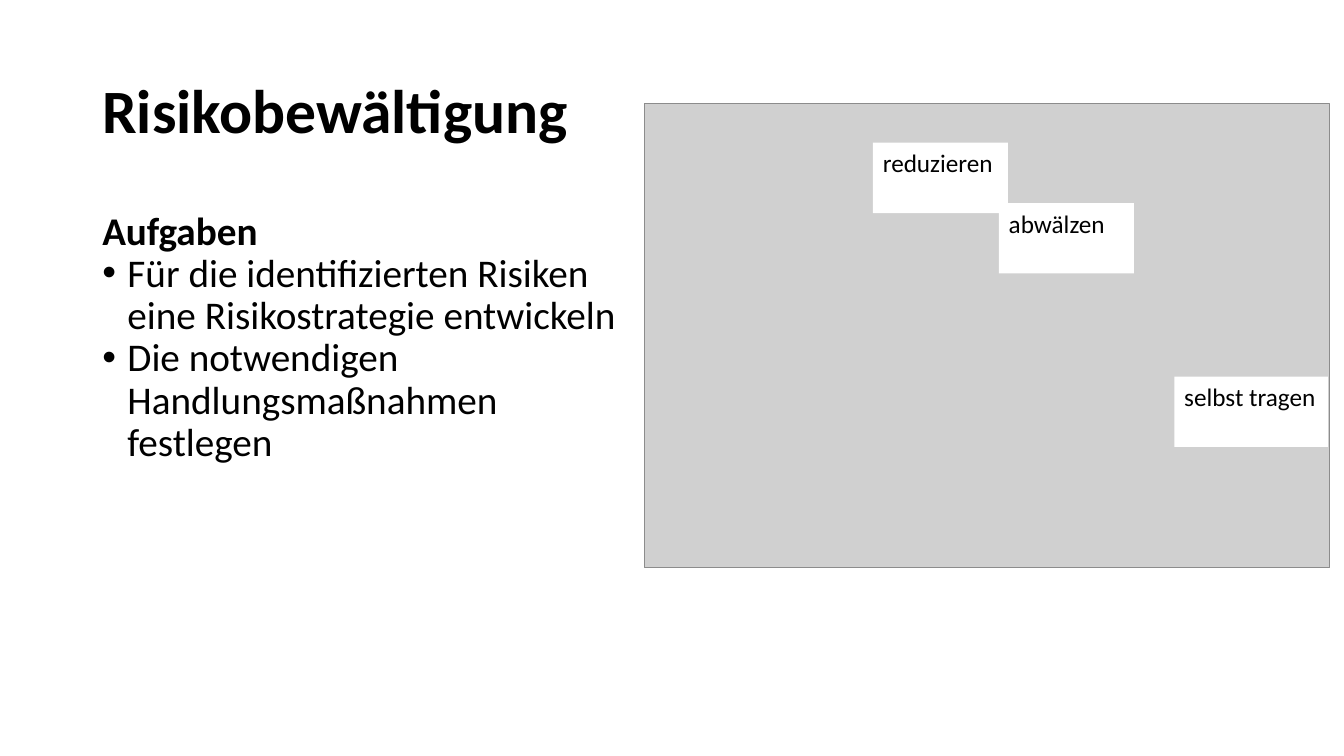
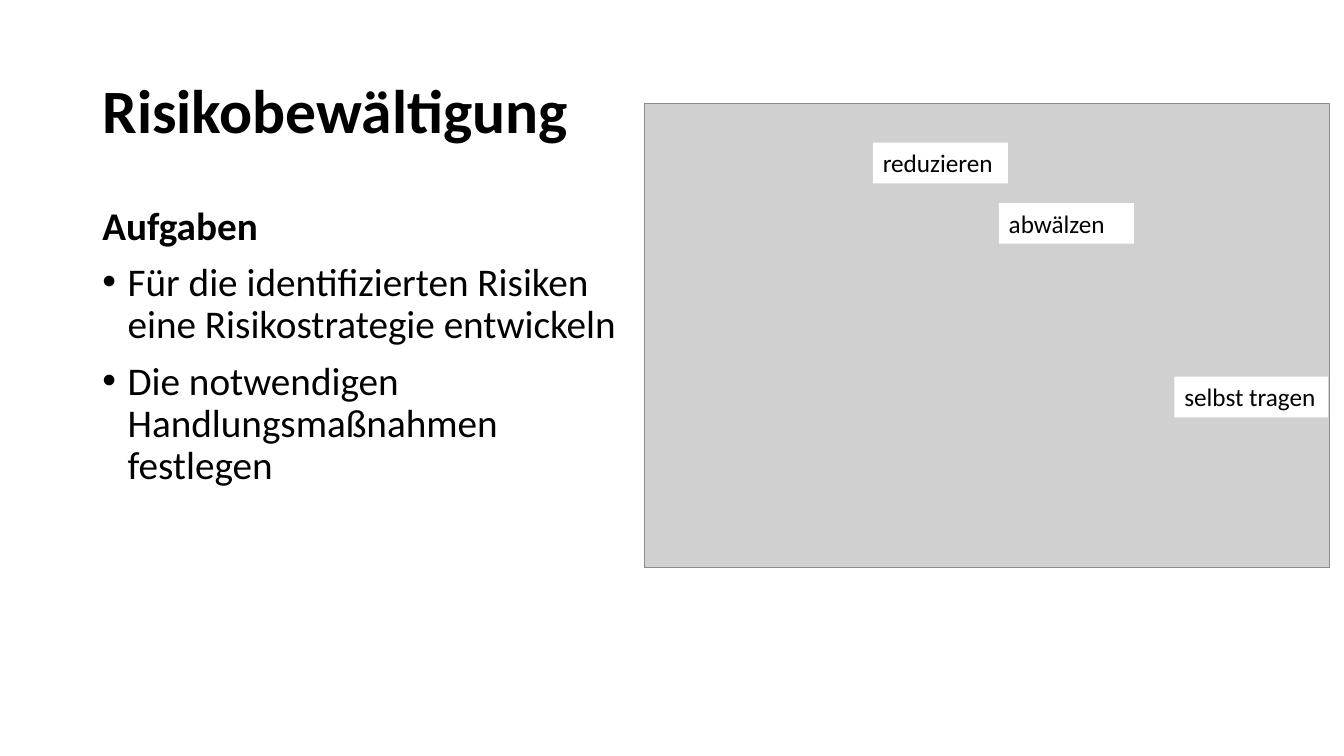
Before and after one commit to LennartDuemke/Sicherheit, a slide deck: slide 35 of Risikomanagement.pptx. Drawn at 1344x756 pixels with LibreOffice and Linux fonts; fonts in the diff are those of the drawing; grey boxes stand for pictures. Boxes give left, top, right and bottom in pixels: in the first picture for what was removed or moved away, otherwise in the second. Text is boxed around its words. In the diff, an @@ line names an element or a change of style, - is before the commit and + after.

```diff
--- a/Risikomanagement.pptx
+++ b/Risikomanagement.pptx
@@ rectangle "reduzieren" resized from (x1=873, y1=143, x2=1008, y2=214) to (x1=873, y1=143, x2=1008, y2=184) @@
@@ text "Aufgaben" at (x1=102, y1=212, x2=616, y2=486): line spacing 1 to 0.9; more space between paragraphs @@
@@ rectangle "abwälzen" resized from (x1=999, y1=203, x2=1134, y2=273) to (x1=999, y1=203, x2=1134, y2=243) @@
@@ rectangle "selbst tragen" resized from (x1=1175, y1=377, x2=1328, y2=448) to (x1=1175, y1=377, x2=1328, y2=417) @@
```
Also in this commit, not shown: 47 other slides changed, 1 slide removed.
